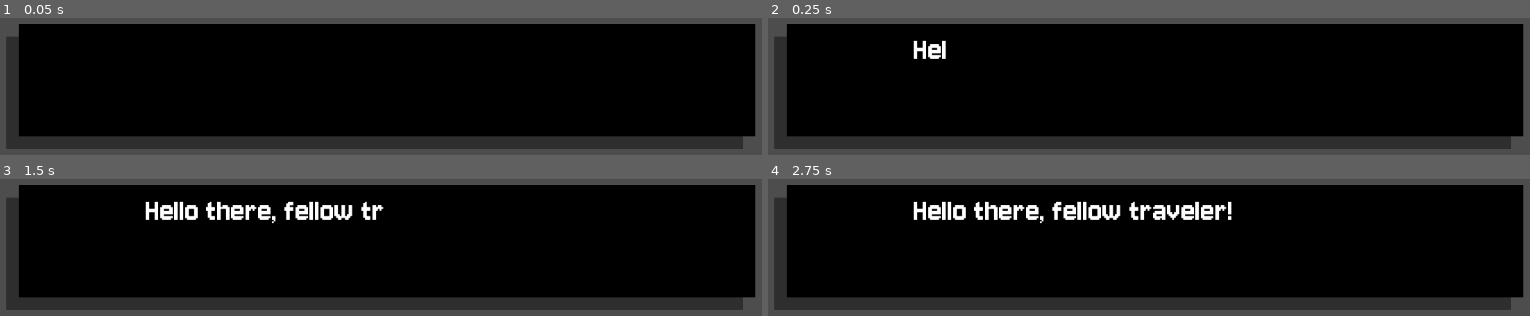
Above: before the commit, frames 1-4 (two rows, left to right).
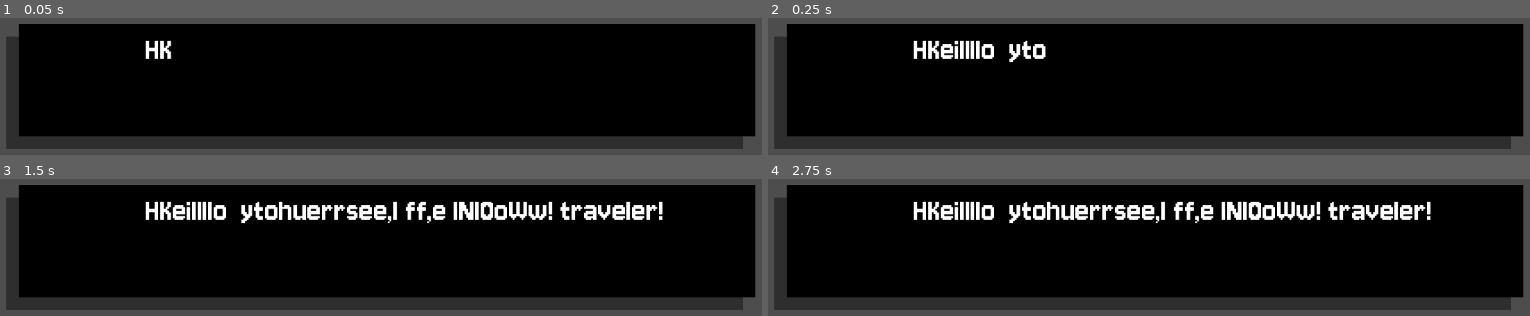
Above: after the commit, the same moments.

Repository: coderspark/voc-ding
Game: Godot game, scene res://Scenes/ui.tscn
Two runs of this game, one before a commit and one after it. Both use one fixed random seed, a clock stepped at 60 frames per second and the inputs below. This scene is started directly instead of the project's main scene.
Inputs (mouse positions are in pixels of both pictures, inside the frame that each line leads up to):
- Up to frame 1 (0.05 s): no input
- Up to frame 2 (0.25 s): no input
- Up to frame 3 (1.5 s): move the mouse to (outside the picture) at 0.52 s; hold D (right) 0.53-1.28 s; click (outside the picture) at 0.6 s; move the mouse to (outside the picture) at 1.27 s; hold S (down) from 1.28 s (still down); tap Middle mouse button (move_camera) at 1.35 s
- Up to frame 4 (2.75 s): move the mouse to (outside the picture) at 2.02 s; release S (down) at 2.03 s; hold D (right) from 2.03 s (still down); click (outside the picture) at 2.1 s

The runs differ from the first frame. In frame 1, 0.3% of the frame differs, in the area x 19-23%, y 16-30%; in frame 2, 1.3%; in frame 3, 5.4%; in frame 4, 5.4%, in the area x 20-88%, y 16-33%.

Commit message:
basic dialogue

Diff:
--- a/Code/dialogue.gd
+++ b/Code/dialogue.gd
@@ -9,3 +9,4 @@
 
 func _ready() -> void:
 	show_dialogue("Hello there, fellow traveler!","Mary")
+	show_dialogue("Kill yourself, NOW!","Mary")
--- a/Scenes/ui.tscn
+++ b/Scenes/ui.tscn
@@ -29,5 +29,5 @@
 autowrap_mode = 3
 
 [node name="Timer" type="Timer" parent="."]
-wait_time = 0.05
+wait_time = 0.03
 one_shot = true
